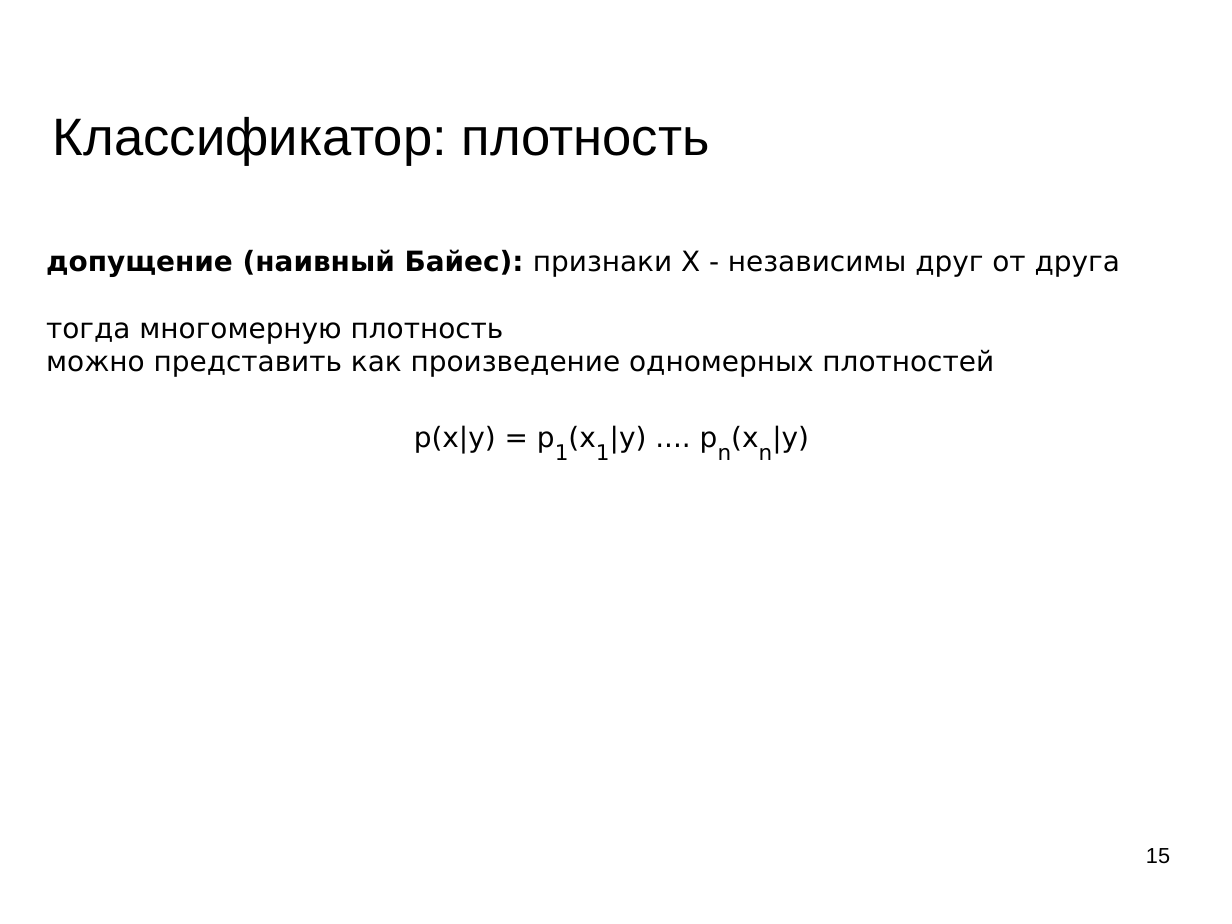
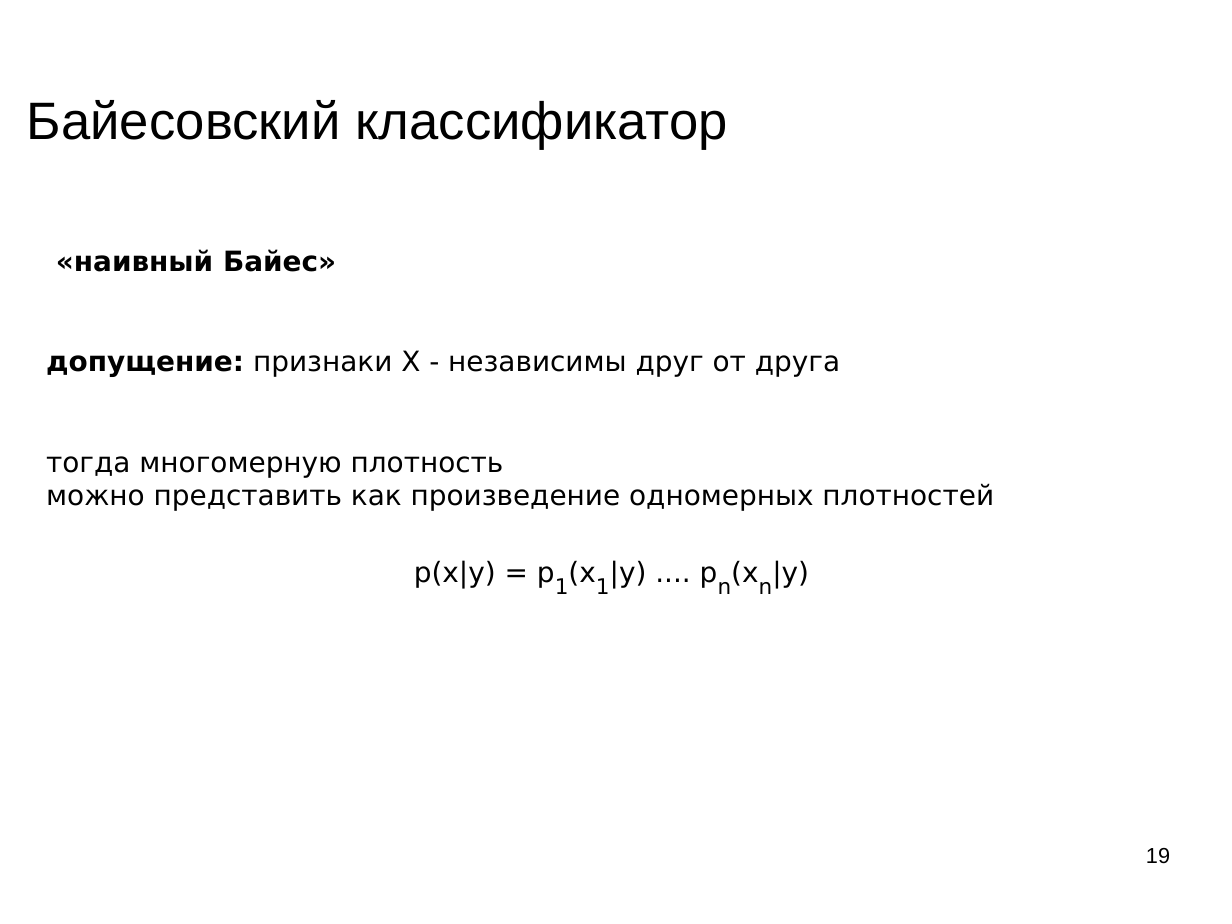
Before and after one commit to mechanoid5/ml_lectorium_legacy, a slide deck: slide 19 of 04-bayes.odp (slide 15 before the commit). Drawn at 1232x924 pixels with LibreOffice and Linux fonts; fonts in the diff are those of the drawing; background and template pictures are left out. Boxes give left, top, right and bottom in pixels: in the first picture for what was removed or moved away, otherwise in the second. Text is boxed around its words. In the diff, an @@ line names an element or a change of style, - is before the commit and + after.

```diff
--- a/04-bayes.odp
+++ b/04-bayes.odp
@@ title at box(27, 100, 728, 150): text changed @@
-Классификатор: плотность
+Байесовский классификатор
@@ text at box(46, 249, 840, 377): text changed @@
-допущение (наивный Байес): признаки X - независимы друг от друга
+«наивный Байес»
+допущение: признаки X - независимы друг от друга
@@ page number at box(1146, 848, 1170, 864): text changed @@
-15
+19
```
Also in this commit, not shown: 16 other slides changed, 8 slides added, 2 slides removed, 1 other file.
